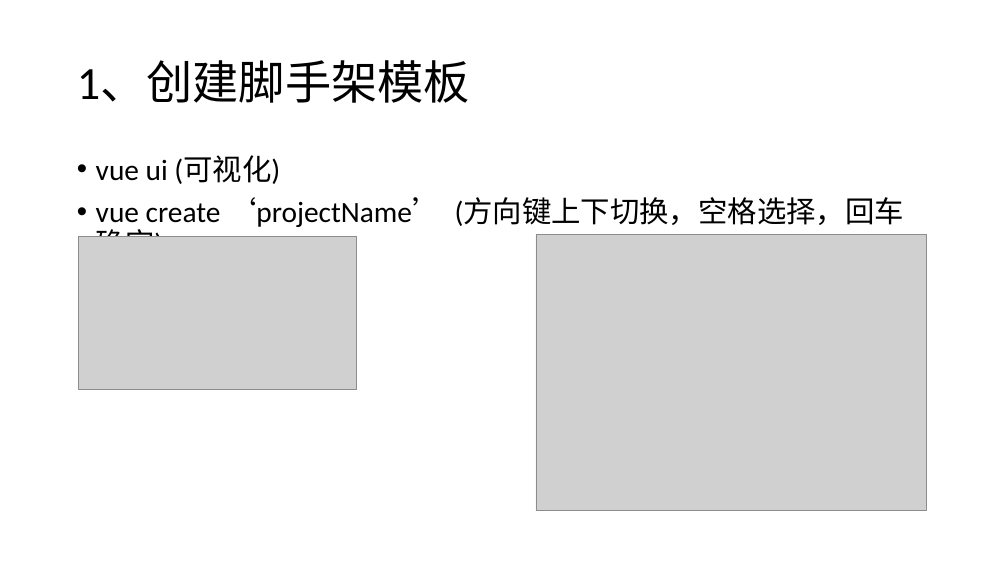
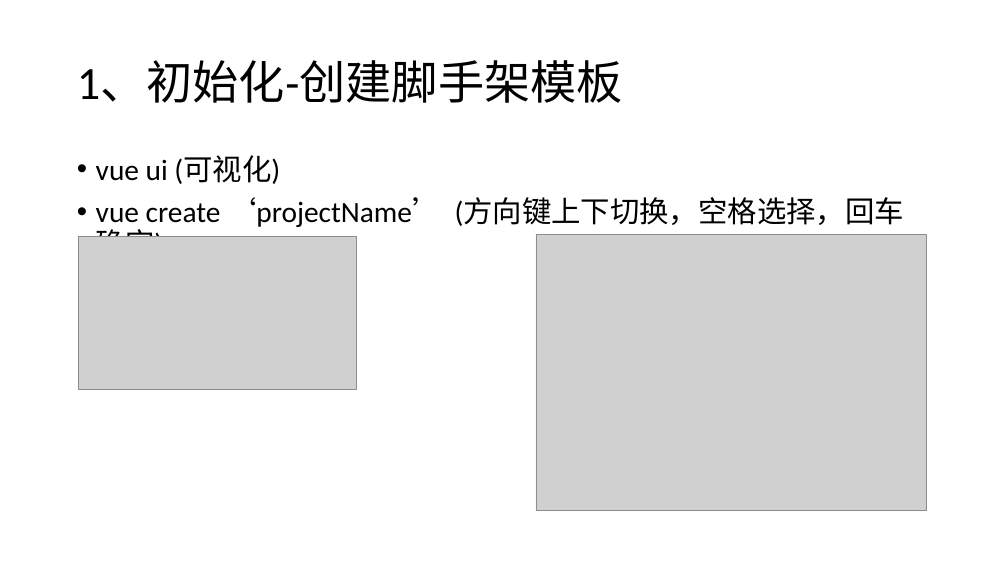
Before and after one commit to liwenxin-jam/vuecli3-starter, a slide deck: slide 3 of doc/vue.pptx. Drawn at 1008x567 pixels with LibreOffice and Linux fonts; fonts in the diff are those of the drawing; grey boxes stand for pictures. Boxes give left, top, right and bottom in pixels: in the first picture for what was removed or moved away, otherwise in the second. Text is boxed around its words. In the diff, an @@ line names an element or a change of style, - is before the commit and + after.

```diff
--- a/doc/vue.pptx
+++ b/doc/vue.pptx
@@ title at (x1=77, y1=61, x2=623, y2=103): text changed @@
-1、创建脚手架模板
+1、初始化-创建脚手架模板
```
Also in this commit, not shown: 16 other slides changed, 2 slides added, 1 slide removed, 1 other file.
